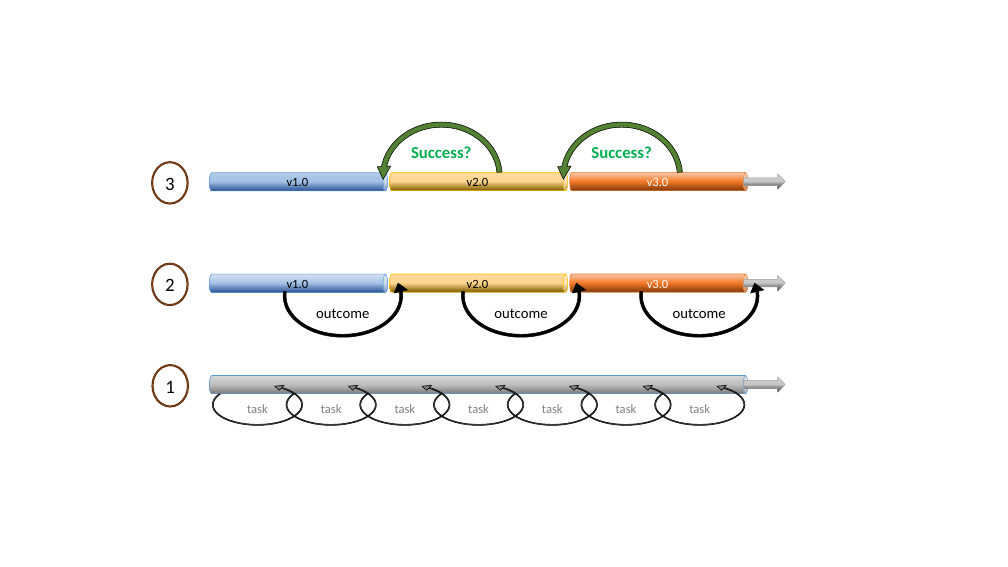
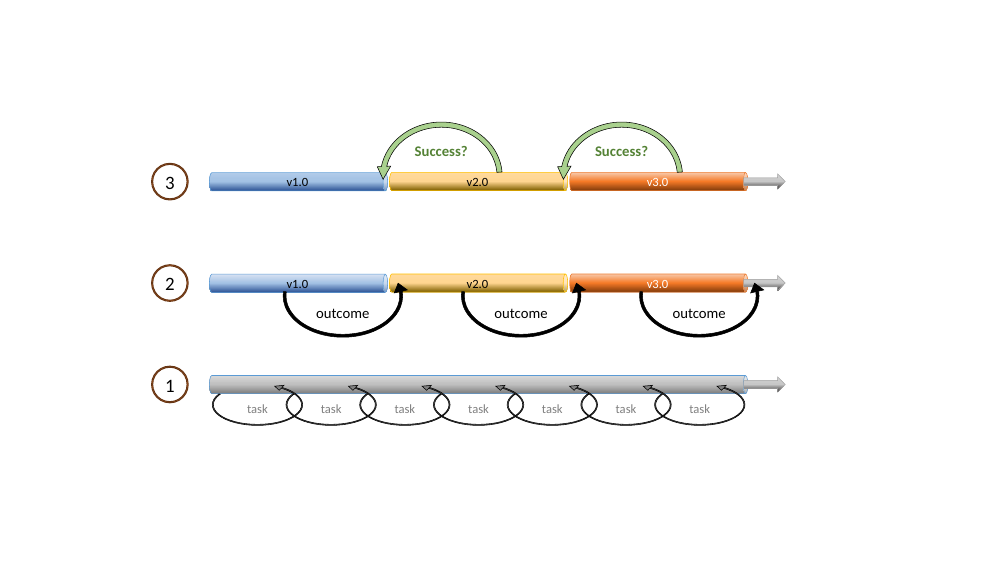
Before and after one commit to pm-practices/pm-blog, a slide deck: slide 1 of images/three-cycles-diagram.pptx. Drawn at 1008x567 pixels with LibreOffice and Linux fonts; fonts in the diff are those of the drawing. Boxes give left, top, right and bottom in pixels: in the first picture for what was removed or moved away, otherwise in the second. Text is boxed around its words. In the diff, an @@ line names an element or a change of style, - is before the commit and + after.

```diff
--- a/images/three-cycles-diagram.pptx
+++ b/images/three-cycles-diagram.pptx
@@ circular arrow "Success?" at [377, 118, 507, 234]: size 16 to 14 pt, text colour #00B050 to #548235; fill #548235 to #A9D18E @@
@@ circular arrow "Success?" at [557, 118, 687, 234]: size 16 to 14 pt, text colour #00B050 to #548235; fill #548235 to #A9D18E @@
@@ donut "3": place and size @@
-donut "3" at [152, 162, 188, 204]
+donut "3" at [152, 163, 188, 200]
@@ donut "2": place and size @@
-donut "2" at [152, 263, 188, 306]
+donut "2" at [152, 265, 188, 301]
@@ donut "1": place and size @@
-donut "1" at [152, 364, 188, 407]
+donut "1" at [152, 366, 188, 402]
```
Also in this commit, not shown: 2 other files.
